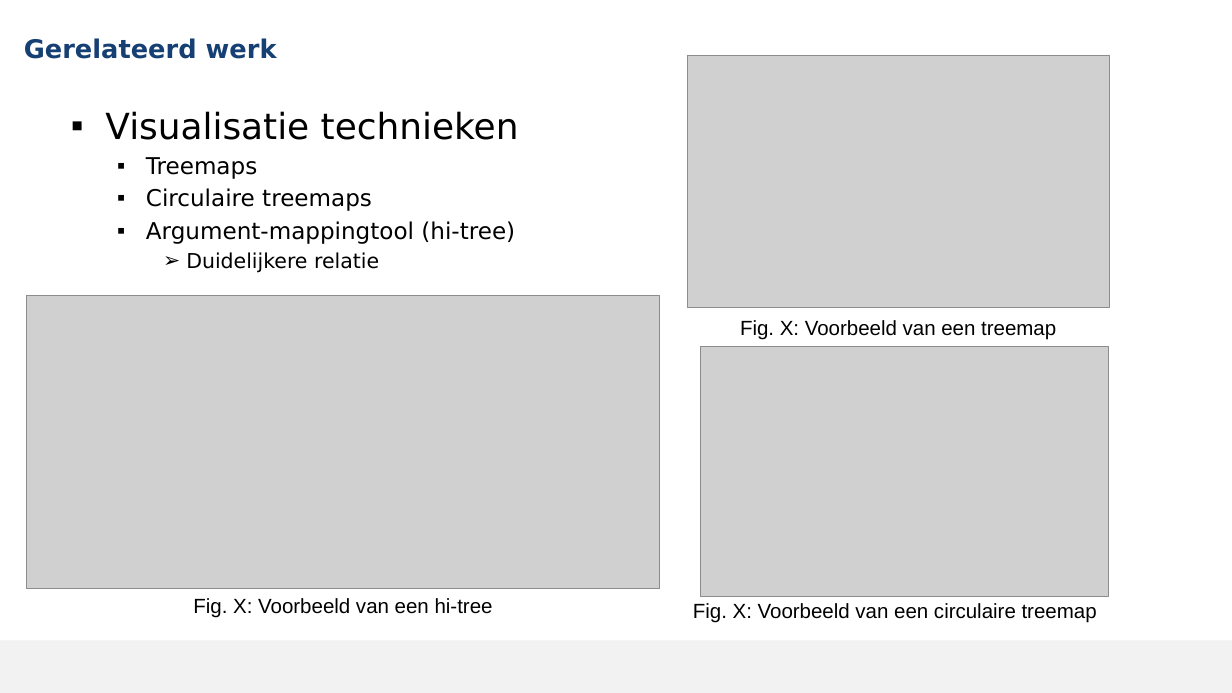
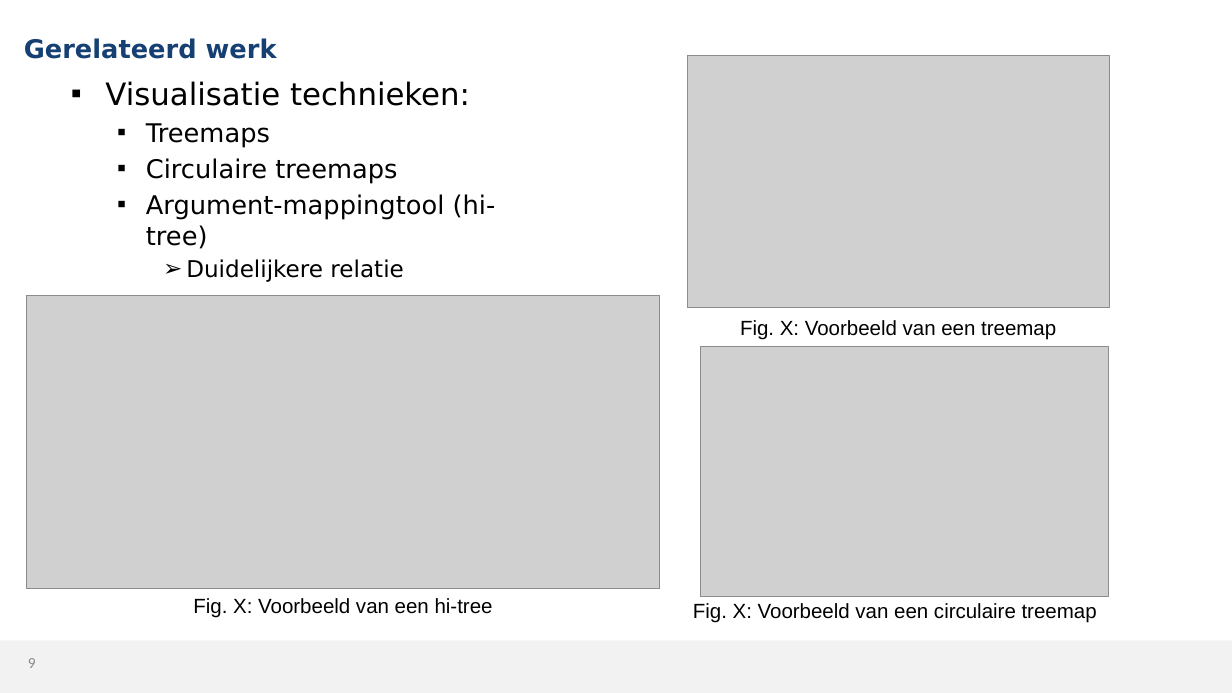
Before and after one commit to MikaG-1952764/masterproef, a slide deck: slide 9 of MP2526_Verdediging.pptx. Drawn at 1232x693 pixels with LibreOffice and Linux fonts; fonts in the diff are those of the drawing; grey boxes stand for pictures; background and template pictures are left out. Boxes give left, top, right and bottom in pixels: in the first picture for what was removed or moved away, otherwise in the second. Text is boxed around its words. In the diff, an @@ line names an element or a change of style, - is before the commit and + after.

```diff
--- a/MP2526_Verdediging.pptx
+++ b/MP2526_Verdediging.pptx
@@ text "Visualisatie technieken:": place and size @@
-text "Visualisatie technieken:" at [105,111,519,273]
+text "Visualisatie technieken:" at [105,81,496,282]
@@ text at [105,81,470,106]: text changed; size 28 to 24 pt @@
-▪ Visualisatie technieken
+▪ Visualisatie technieken:
@@ text at [146,123,496,282]: size 18 to 20 pt in "Treemaps", "Circulaire treemaps", "Argument-mappingtool (hi-tree)"; size 16 to 18 pt in "Duidelijkere relatie" @@
@@ page number added at [28,658,36,668], 12 pt, text #898989 @@
+9
```
Also in this commit, not shown: 35 other slides changed, 1 slide added, 1 slide removed, 1 other file.
